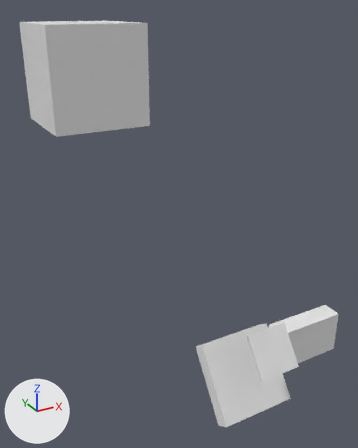
Renders of the Blender file blender-files/BWE_GROUPEDOBJECTS_contra.blend from each side of a commit.
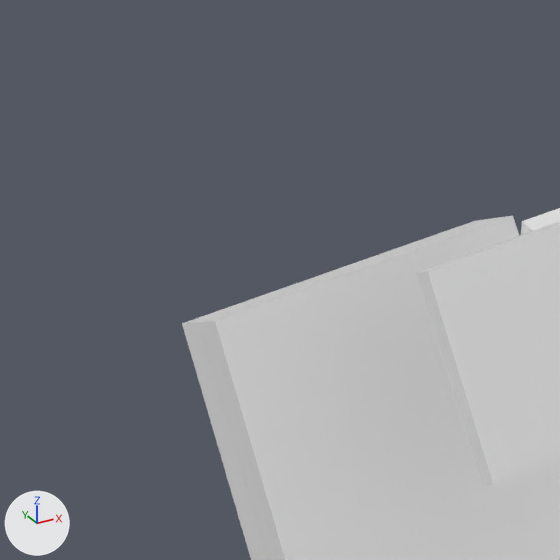
Each version is shown whole from a 50 mm lens placed at (-6.37, -8.23, 8.73), pointed at (-1.08, 1.4, 3.92), then close up on the part from 44% to 77% of the width and 62% to 89% of the height. Lighting does not change. The marker at lower left points along +X, +Y and +Z.
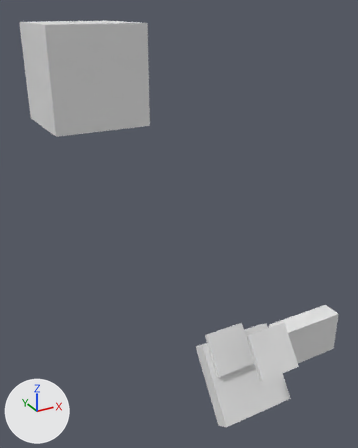
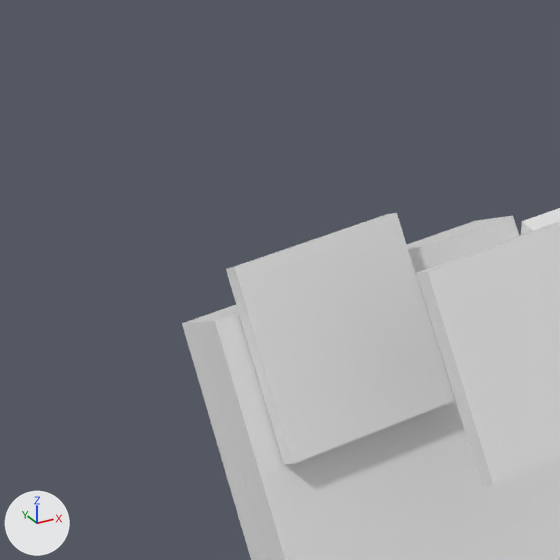
Location of each change, (x1, y1, x2, y2) in pixels of the close-ups (560 x 560 px):
'insides-pmat', moved (not visible before)
    after: (226, 213, 455, 464)

Edits to the bpy script that builds the scene:
```text
Change ob_insides_pmat:
    ob_insides_pmat.location: (0.0, 0.0, 0.0) -> (-0.328, -0.915, 1.541)
```
